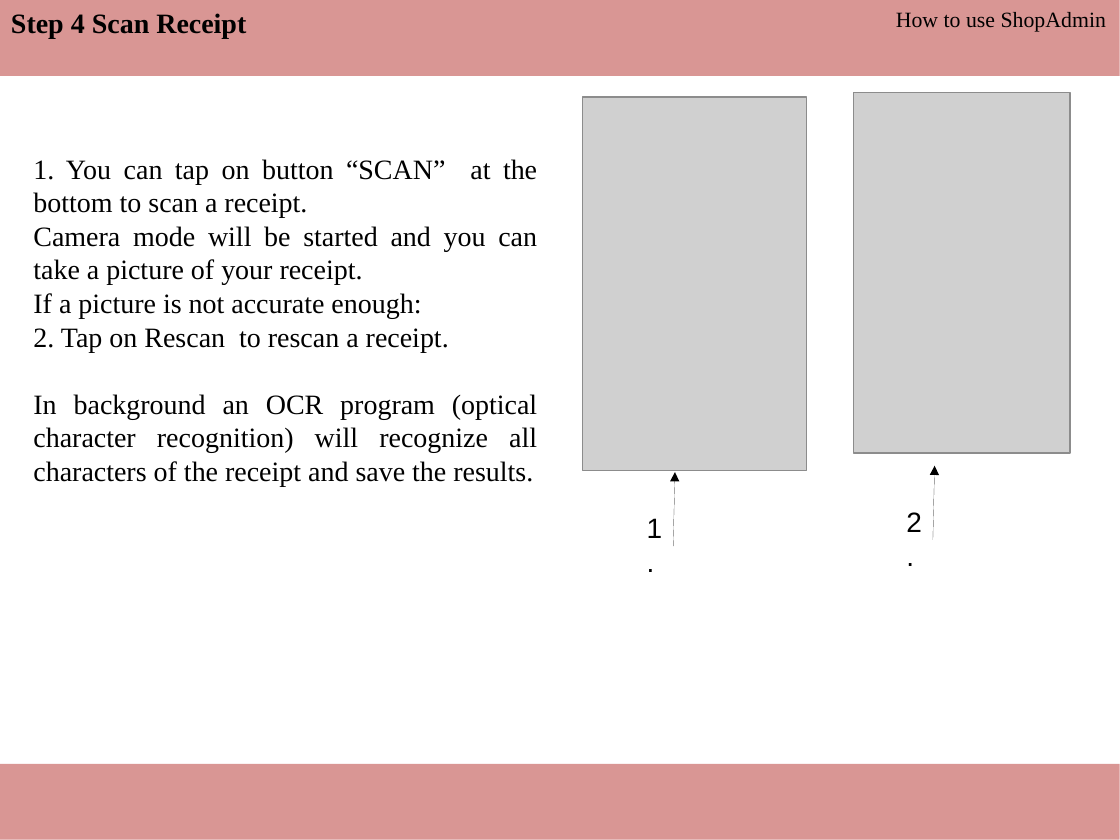
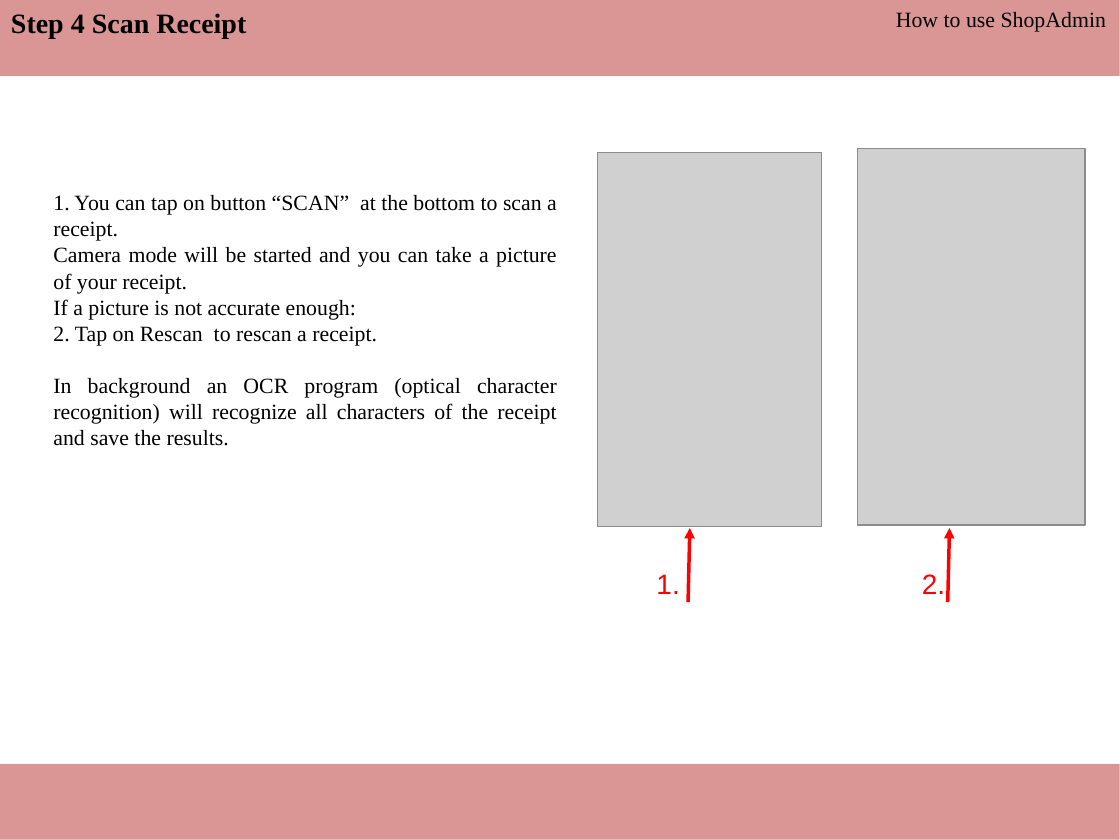
Before and after one commit to ThomasRoehl/ShopAdmin, a slide deck: slide 6 of UserManual/ShopAdmin Handbuch.pptx. Drawn at 1120x840 pixels with LibreOffice and Linux fonts; fonts in the diff are those of the drawing; grey boxes stand for pictures. Boxes give left, top, right and bottom in pixels: in the first picture for what was removed or moved away, otherwise in the second. Text is boxed around its words. In the diff, an @@ line names an element or a change of style, - is before the commit and + after.

```diff
--- a/UserManual/ShopAdmin Handbuch.pptx
+++ b/UserManual/ShopAdmin Handbuch.pptx
@@ text "1. You can tap on ...": place and size @@
-text "1. You can tap on ..." at [33,159,537,487]
+text "1. You can tap on ..." at [53,195,557,446]
@@ text "1. You can tap on ..." at [53,195,557,446]: size 18 to 14 pt @@
@@ picture: place and size @@
-picture at [853,92,1070,452]
+picture at [858,149,1085,525]
@@ picture: place and size @@
-picture at [582,97,806,470]
+picture at [597,152,821,525]
@@ arrow moved from (673, 547) - (675, 473) to (688, 603) - (690, 528) @@
@@ arrow (688, 603) - (690, 528): stroke #000000 0.75 pt to #FF0000 2.25 pt @@
@@ arrow moved from (933, 540) - (934, 466) to (948, 603) - (950, 528) @@
@@ arrow (948, 603) - (950, 528): stroke #000000 0.75 pt to #FF0000 2.25 pt @@
@@ text "1." at [656,574,679,594]: text colour #000000 to #FF0000 @@
@@ text "1.": place and size @@
-text "1." at [647,518,663,538]
+text "1." at [656,574,679,594]
@@ text "2.": place and size @@
-text "2." at [906,512,922,532]
+text "2." at [922,574,945,594]
@@ text "2." at [922,574,945,594]: text colour #000000 to #FF0000 @@
```
Also in this commit, not shown: 7 other slides changed, 1 other file.
